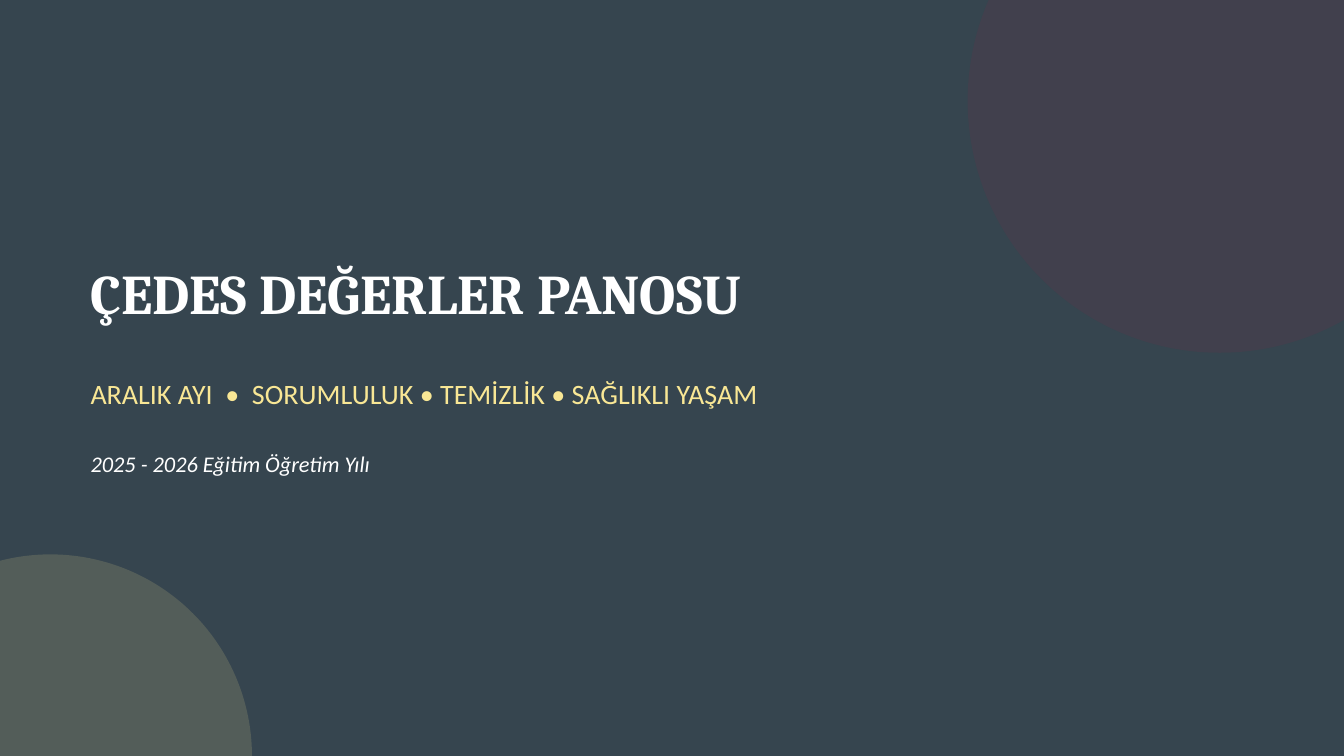
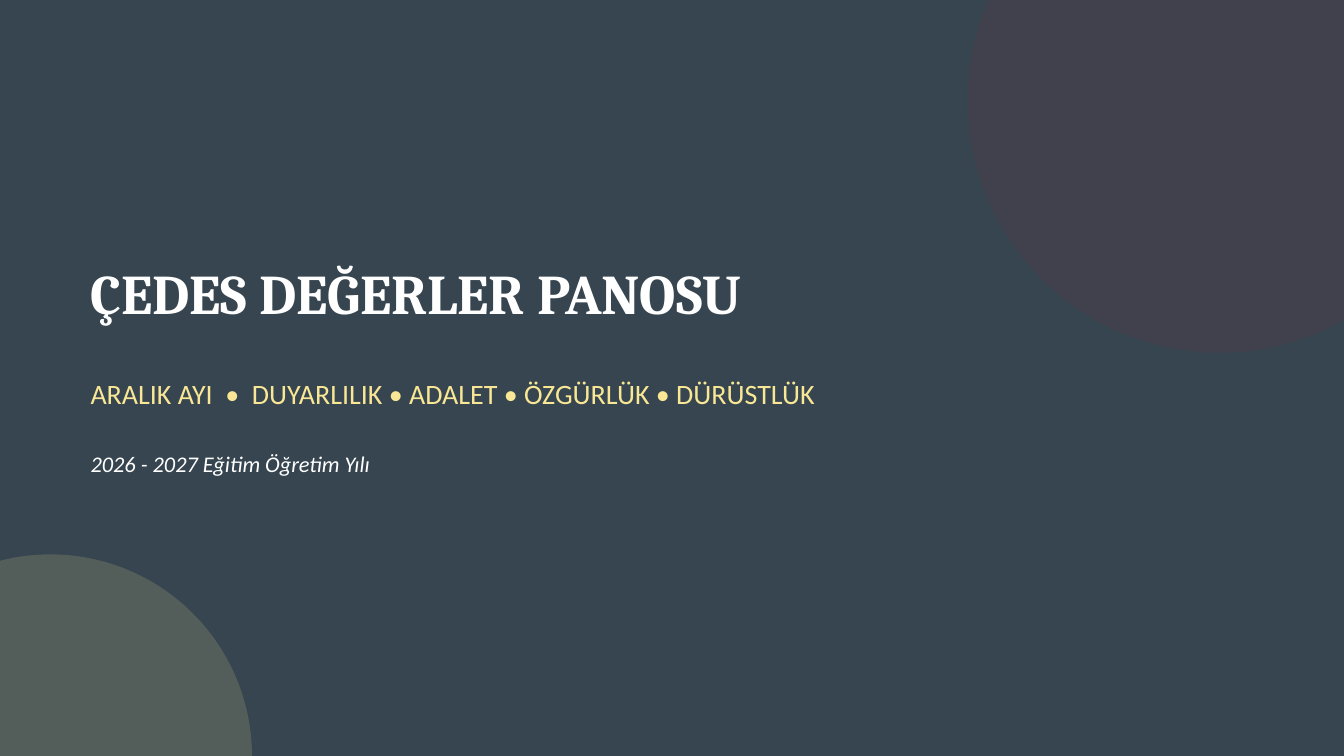
Before and after one commit to oogretmen1-tech/oogretmen1-tech.github.io, a slide deck: slide 1 of aralik-cedes-pano.pptx. Drawn at 1344x756 pixels with LibreOffice and Linux fonts; fonts in the diff are those of the drawing. Boxes give left, top, right and bottom in pixels: in the first picture for what was removed or moved away, otherwise in the second. Text is boxed around its words. In the diff, an @@ line names an element or a change of style, - is before the commit and + after.

```diff
--- a/aralik-cedes-pano.pptx
+++ b/aralik-cedes-pano.pptx
@@ text at bbox=[91, 381, 815, 404]: text changed @@
-ARALIK AYI • SORUMLULUK • TEMİZLİK • SAĞLIKLI YAŞAM
+ARALIK AYI • DUYARLILIK • ADALET • ÖZGÜRLÜK • DÜRÜSTLÜK
@@ text at bbox=[91, 454, 370, 476]: text changed @@
-2025 - 2026 Eğitim Öğretim Yılı
+2026 - 2027 Eğitim Öğretim Yılı
```
Also in this commit, not shown: 4 other slides changed, 1 slide added, 40 other files.
